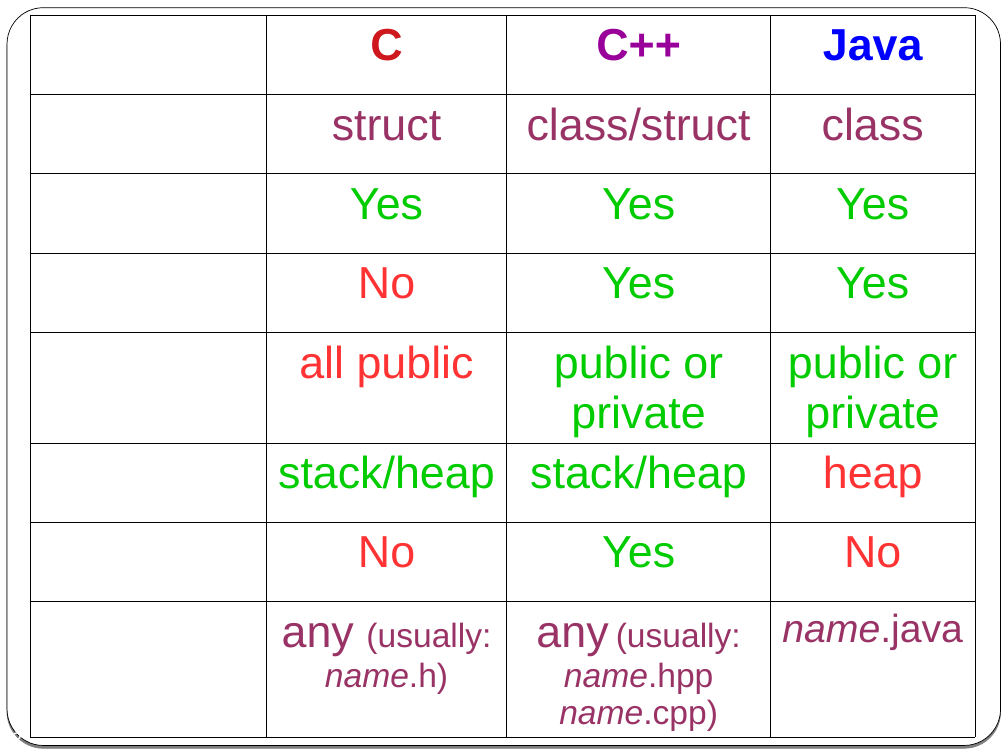
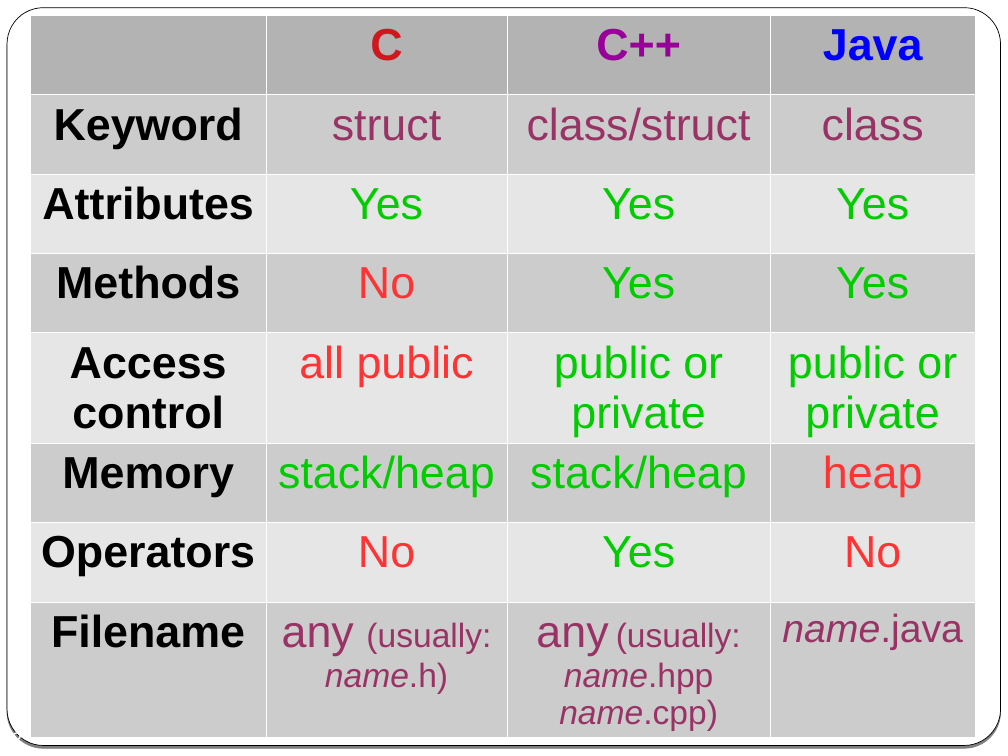
Before and after one commit to cpp-at-ariel/cpp-5779, a slide deck: slide 2 of 02-classes-constructors-destructors/slides-1-classes.odp. Drawn at 1008x756 pixels with LibreOffice and Linux fonts; fonts in the diff are those of the drawing. Boxes give left, top, right and bottom in pixels: in the first picture for what was removed or moved away, otherwise in the second. Text is boxed around its words. In the diff, an @@ line names an element or a change of style, - is before the commit and + after.

```diff
--- a/02-classes-constructors-destructors/slides-1-classes.odp
+++ b/02-classes-constructors-destructors/slides-1-classes.odp
@@ table at bbox=[30, 15, 976, 738] @@
@@ fill none to #B3B3B3 in 3 cells @@
@@ fill none to #CCCCCC in 16 cells @@
@@ fill none to #E6E6E6 in 12 cells @@
@@ text colour #FFFFFF to #000000 in "Keyword", "Attributes", "Methods", "Access control" and 3 more places @@
@@ borders changed @@
```
Also in this commit, not shown: 3 other slides changed, 9 other files.
